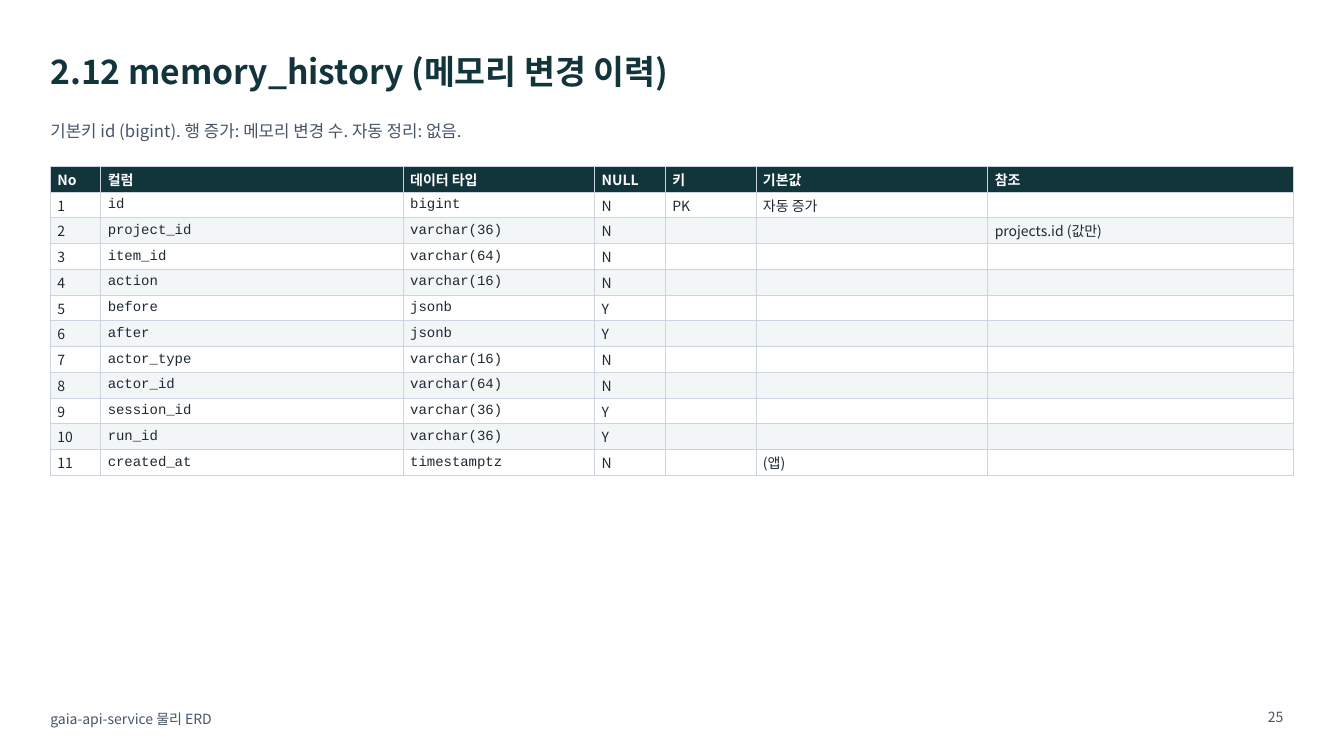
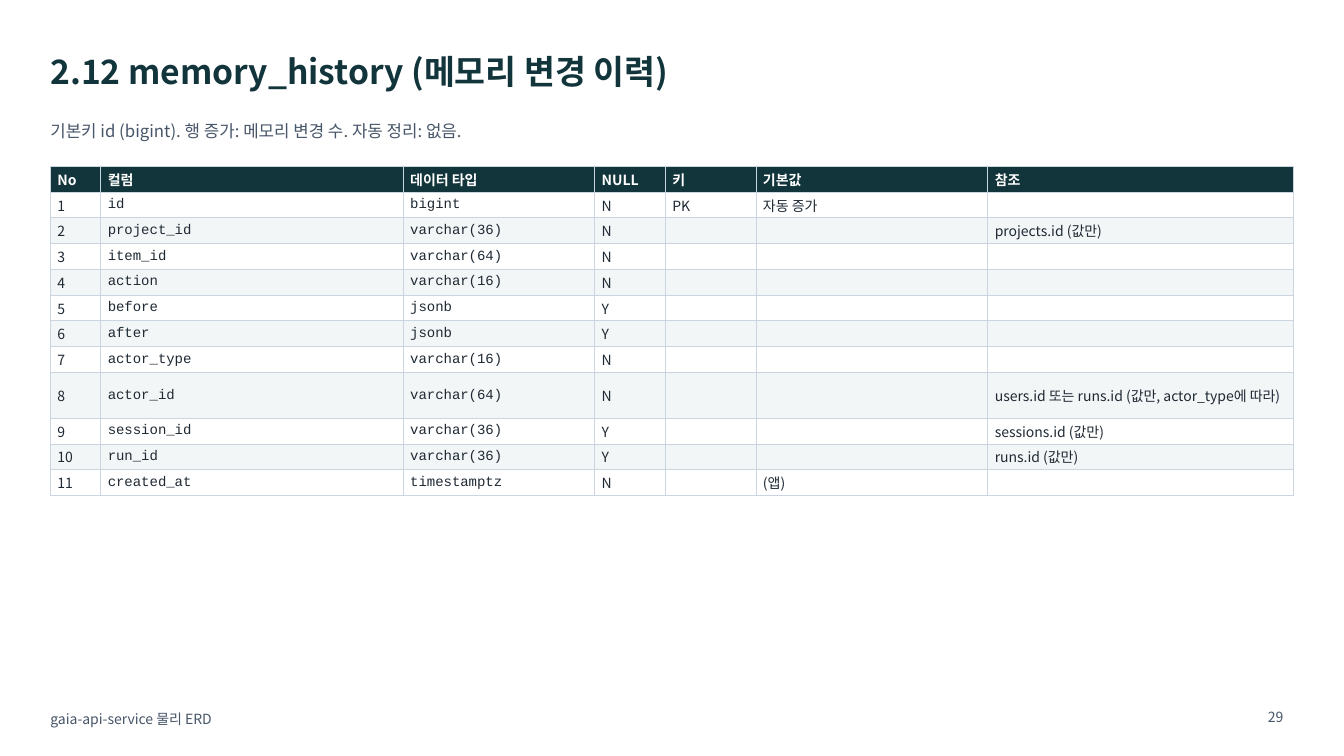
Before and after one commit to KimHwaJin/pr-agentic-service, a slide deck: slide 29 of docs/deliverables/05-erd-physical.pptx (slide 25 before the commit). Drawn at 1344x756 pixels with LibreOffice and Linux fonts; fonts in the diff are those of the drawing. Boxes give left, top, right and bottom in pixels: in the first picture for what was removed or moved away, otherwise in the second. Text is boxed around its words. In the diff, an @@ line names an element or a change of style, - is before the commit and + after.

```diff
--- a/docs/deliverables/05-erd-physical.pptx
+++ b/docs/deliverables/05-erd-physical.pptx
@@ table at (x1=50, y1=166, x2=1294, y2=495) @@
-row 9, column 7: 
+row 9, column 7: users.id 또는 runs.id (값만, actor_type에 따라)
-row 10, column 7: 
+row 10, column 7: sessions.id (값만)
-row 11, column 7: 
+row 11, column 7: runs.id (값만)
@@ page number at (x1=1268, y1=711, x2=1284, y2=722): text changed @@
-25
+29
```
Also in this commit, not shown: 24 other slides changed, 4 slides added, 8 other files.
